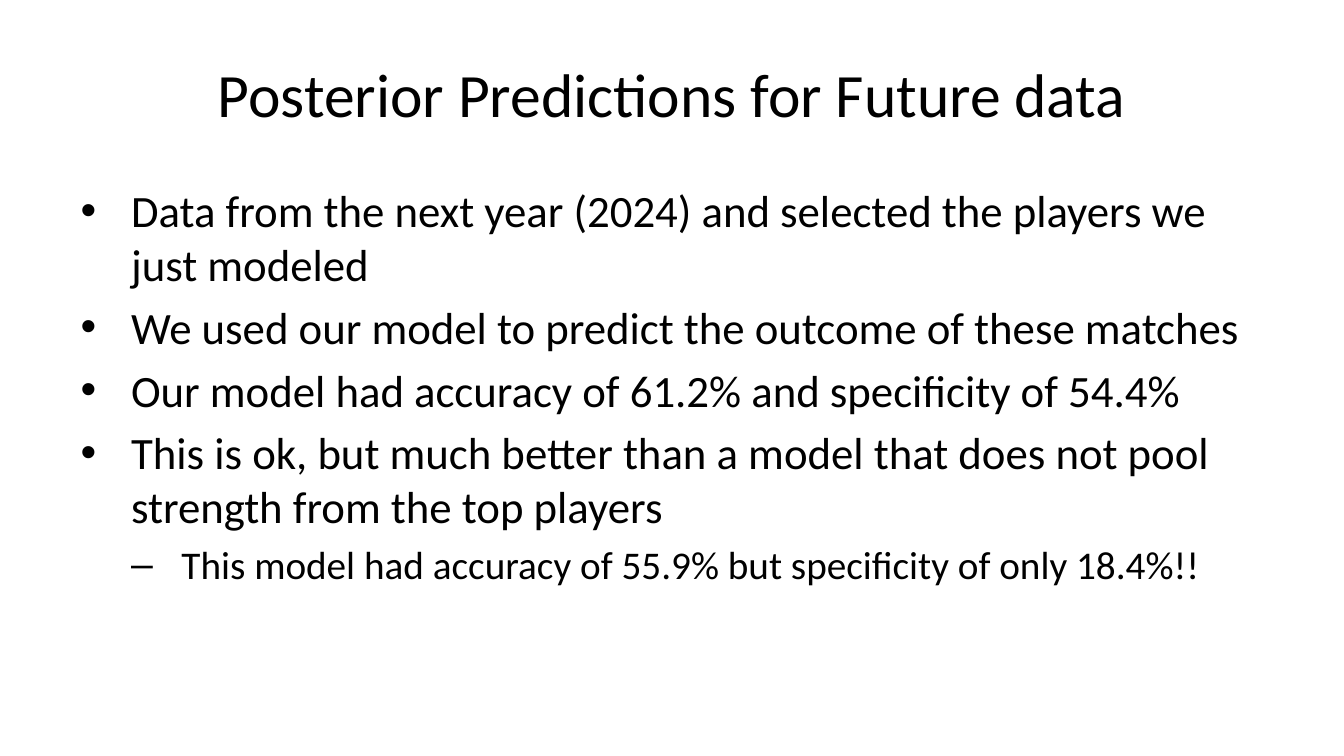
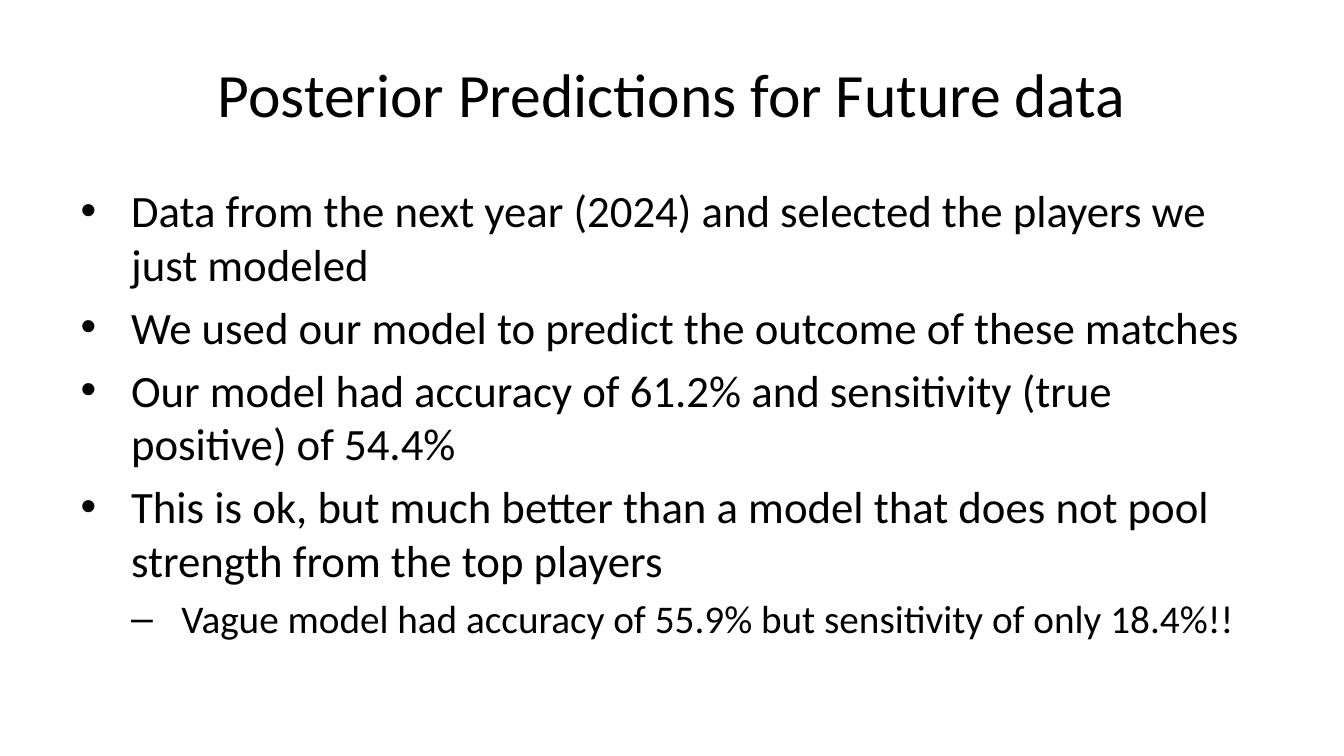
Before and after one commit to ryan-merser/ST540_Bayes, a slide deck: slide 12 of Presentation_files/Presentation2.pptx (slide 11 before the commit). Drawn at 1344x756 pixels with LibreOffice and Linux fonts; fonts in the diff are those of the drawing. Boxes give left, top, right and bottom in pixels: in the first picture for what was removed or moved away, otherwise in the second. Text is boxed around its words. In the diff, an @@ line names an element or a change of style, - is before the commit and + after.

```diff
--- a/Presentation_files/Presentation2.pptx
+++ b/Presentation_files/Presentation2.pptx
@@ text at [131,374,1112,468]: text changed @@
-• Our model had accuracy of 61.2% and specificity of 54.4%
+• Our model had accuracy of 61.2% and sensitivity (true positive) of 54.4%
@@ text at [181,605,1233,640]: text changed @@
-  – This model had accuracy of 55.9% but specificity of only 18.4%!!
+  – Vague model had accuracy of 55.9% but sensitivity of only 18.4%!!
```
Also in this commit, not shown: 3 other slides changed, 5 slides added, 2 slides removed, 7 other files.
